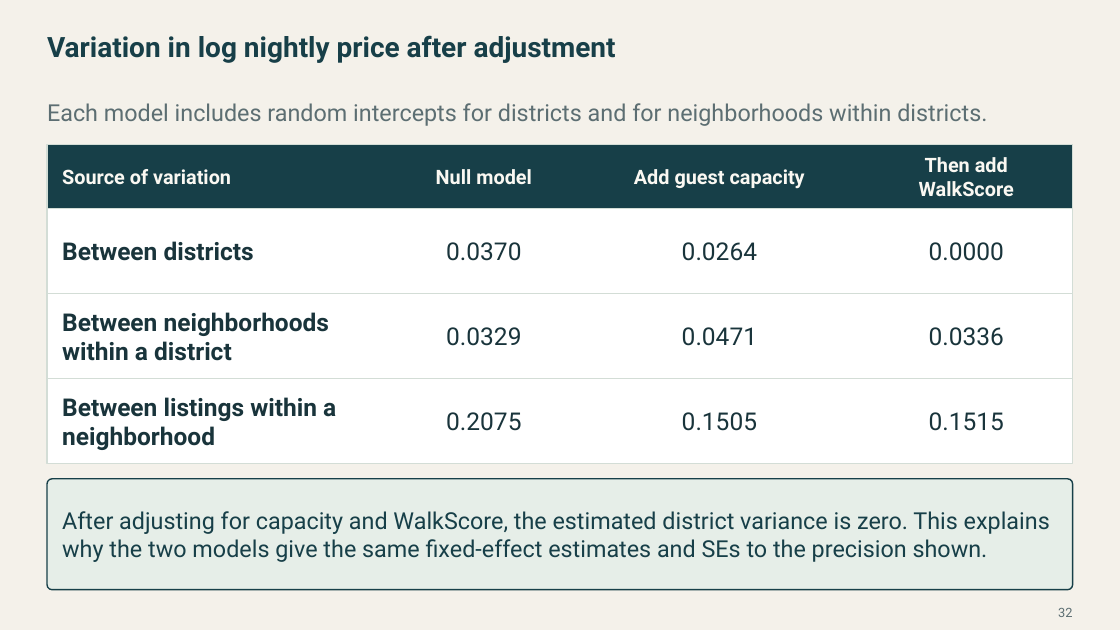
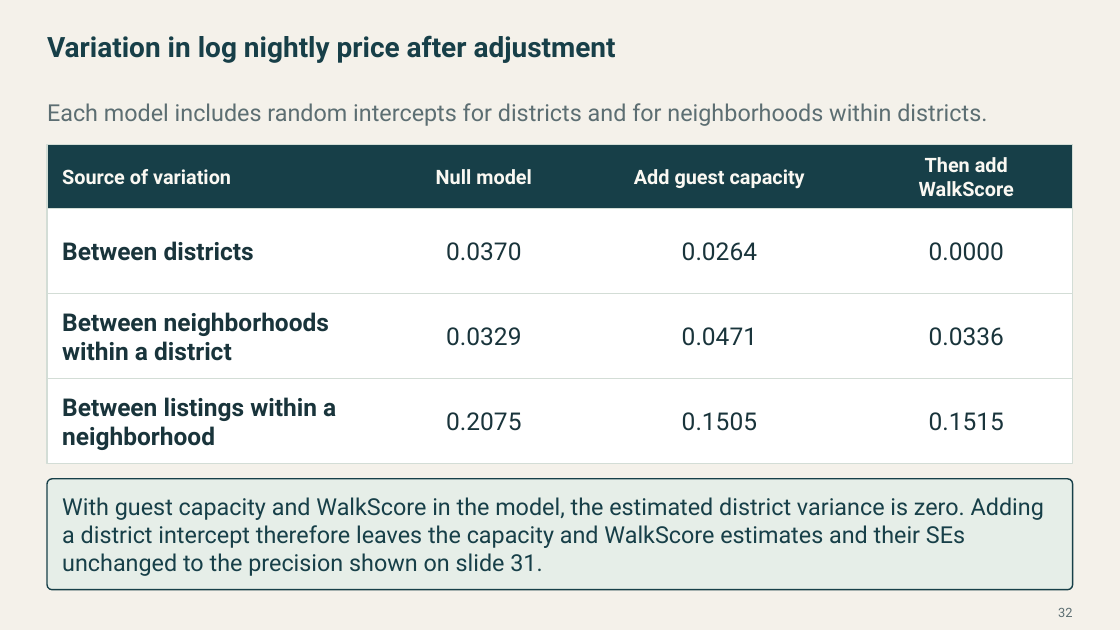
Before and after one commit to Postmus/BeyondMLR, a slide deck: slide 32 of lectures_2627/week3/Beyond_MLR_Week_3.pptx. Drawn at 1120x630 pixels with LibreOffice and Linux fonts; fonts in the diff are those of the drawing. Boxes give left, top, right and bottom in pixels: in the first picture for what was removed or moved away, otherwise in the second. Text is boxed around its words. In the diff, an @@ line names an element or a change of style, - is before the commit and + after.

```diff
--- a/lectures_2627/week3/Beyond_MLR_Week_3.pptx
+++ b/lectures_2627/week3/Beyond_MLR_Week_3.pptx
@@ text at <box>62,497,1044,576</box>: text changed @@
-After adjusting for capacity and WalkScore, the estimated district variance is zero. This explains why the two models give the same fixed-effect estimates and SEs to the precision shown.
+With guest capacity and WalkScore in the model, the estimated district variance is zero. Adding a district intercept therefore leaves the capacity and WalkScore estimates and their SEs unchanged to the precision shown on slide 31.
```
Also in this commit, not shown: 10 other slides changed, 1 slide added, 1 slide removed, 13 other files.
